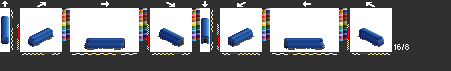
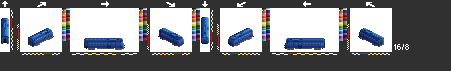
Layers edited between the first and the second 451 x 71 image:
hid "fk", painted on it over [1, 16, 384, 50]
showed "mki", painted on it over [1, 16, 384, 50]
